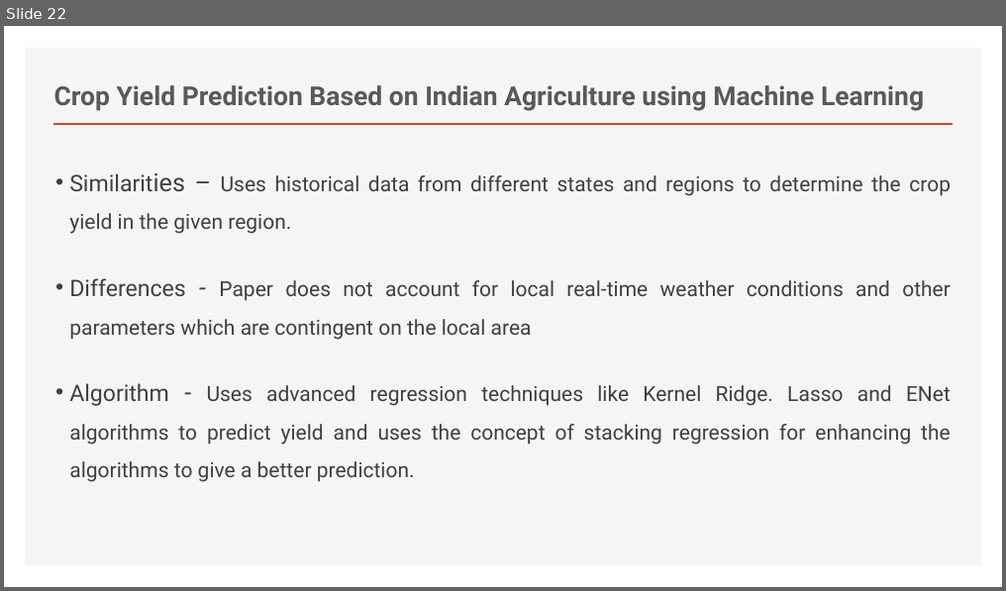
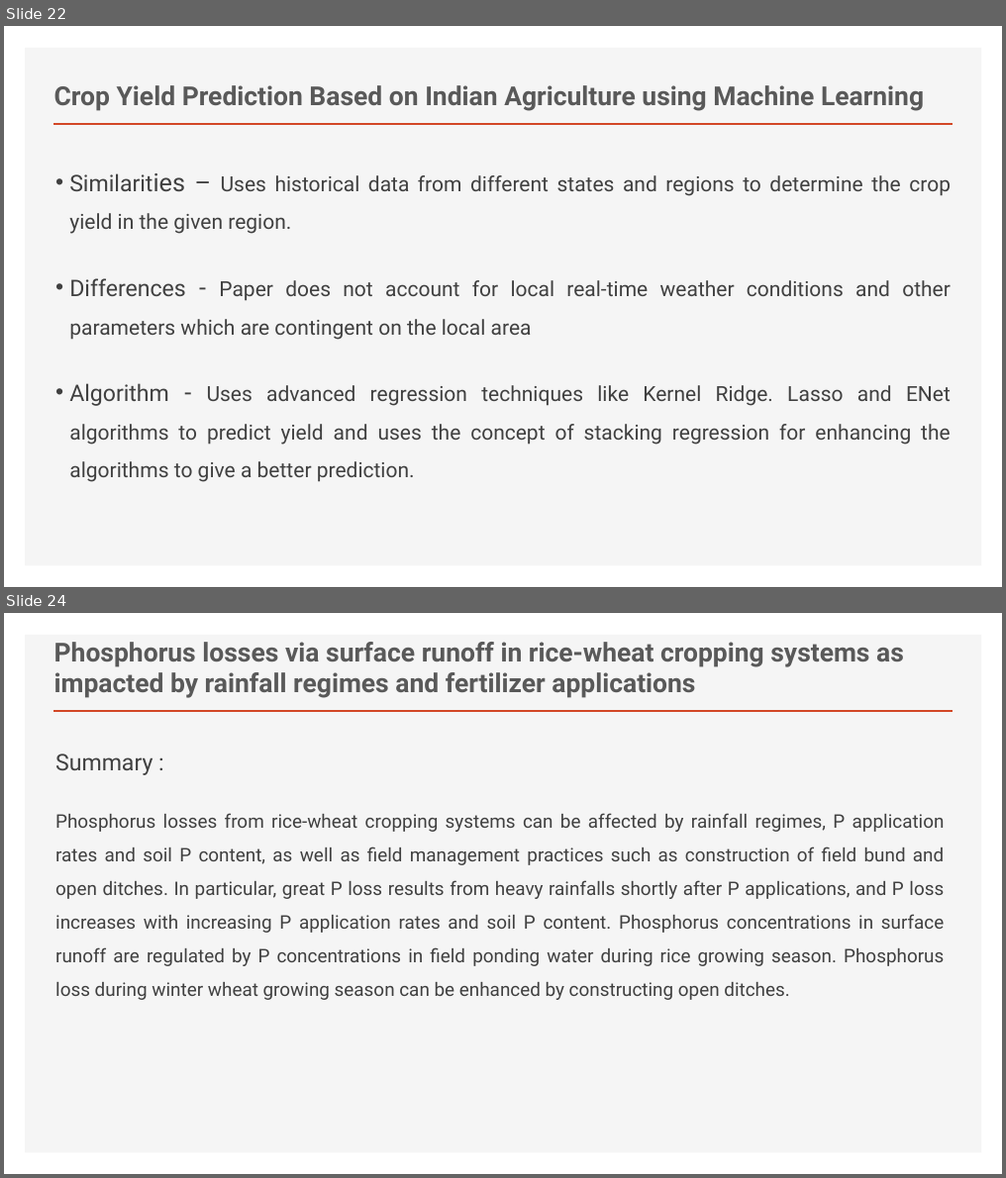
Before and after one commit to Gekko12/Eco-fertilization, a slide deck: LR.pptx. Shown one above the other, each under a label of ours: slide 22 before the commit, slides 22 and 24 after it; the slides between them are not shown. The pictures are 1006x591 and 1006x1178 pixels, drawn with LibreOffice and Linux fonts; fonts in the diff are those of the drawing. Boxes give left, top, right and bottom in pixels: in the first picture for what was removed or moved away, otherwise in the second. Text is boxed around its words. In the diff, an @@ line names an element or a change of style, - is before the commit and + after.

```diff
--- a/LR.pptx
+++ b/LR.pptx
@@ slide 24 added at [4, 613, 1002, 1174], background #FFFFFF; not listed: 2 template elements that a slide beside it also shows @@
@@ title added at [54, 642, 904, 698], 25.2 pt, text #595959, bold @@
+Phosphorus losses via surface runoff in rice-wheat cropping systems as impacted by rainfall regimes and fertilizer applications
@@ text added at [55, 754, 944, 1000], 18 pt, text #404040 @@
+Summary :
+Phosphorus losses from rice-wheat cropping systems can be affected by rainfall regimes, P application rates and soil P content, as well as field management practices such as construction of field bund and open ditches. In particular, great P loss results from heavy rainfalls shortly after P applications, and P loss increases with increasing P application rates and soil P content. Phosphorus concentrations in surface runoff are regulated by P concentrations in field ponding water during rice growing season. Phosphorus loss during winter wheat growing season can be enhanced by constructing open ditches.
```
Also in this commit, not shown: 1 slide changed, 5 other slides added, 4 other files.
